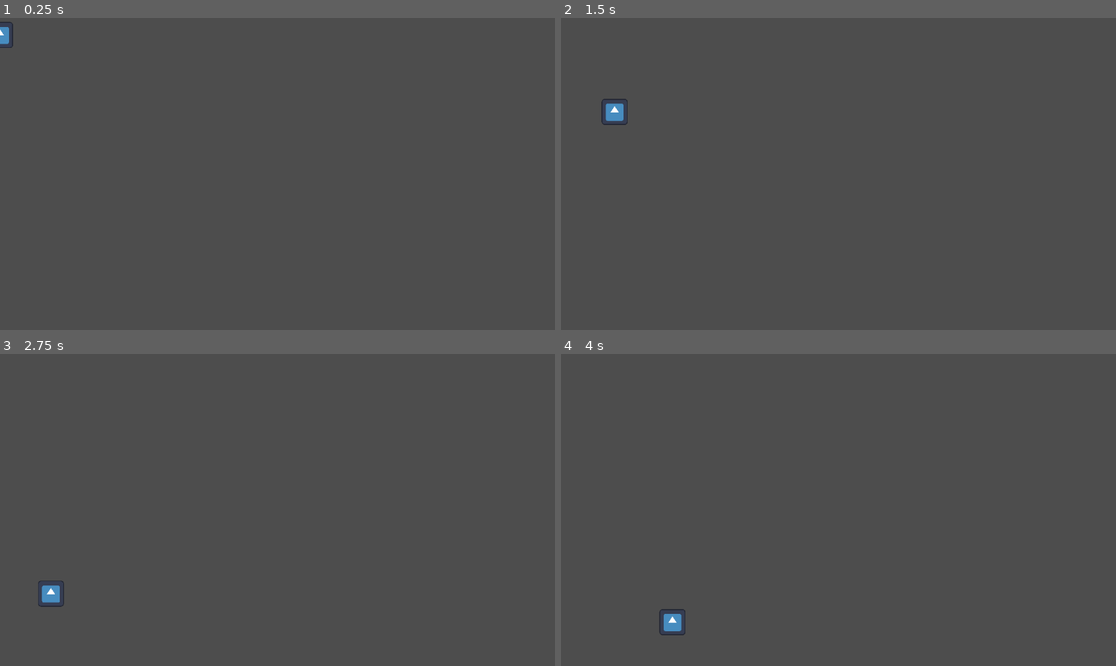
Above: before the commit, frames 1-4 (two rows, left to right).
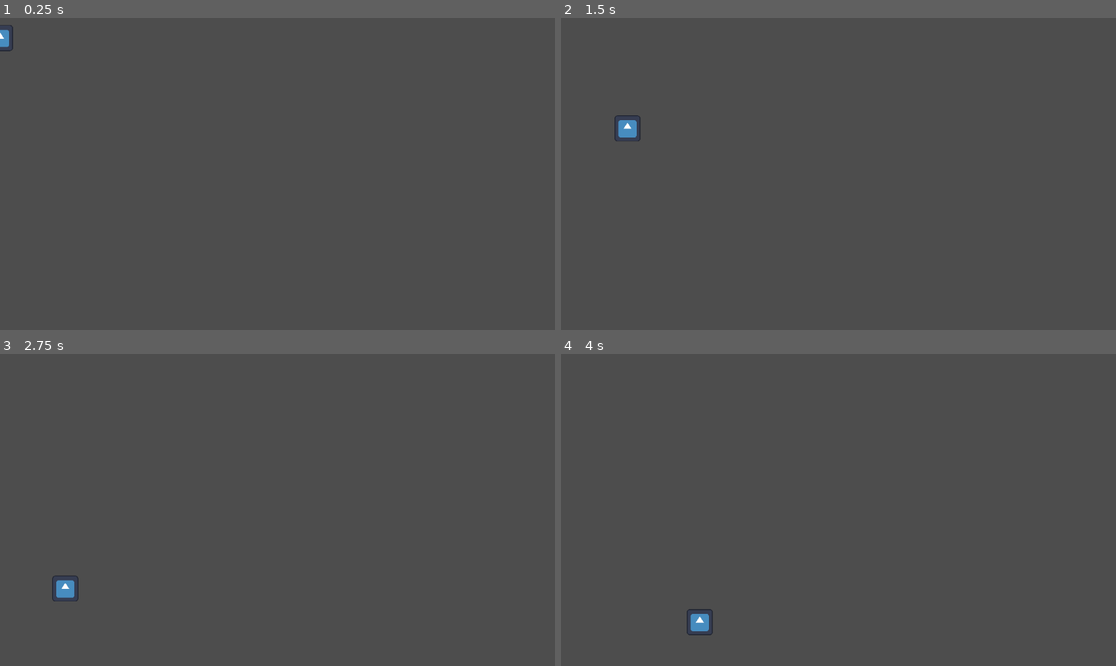
Above: after the commit, the same moments.

Repository: jingxin-anze/light-jump
Game: Godot game, scene res://Main/Main.tscn
Same seed, same stepped clock (60 frames per second), same inputs: the game is played once before the commit and once after it. The engine's default icon, where the game draws it, is replaced by a stand-in: a white triangle on a blue panel in a dark square.
Inputs:
- Up to frame 1 (0.25 s): no input
- Up to frame 2 (1.5 s): hold K (jump) 0.53-1.28 s; hold D (move_right) from 0.53 s (still down); tap K (jump) at 1.35 s
- Up to frame 3 (2.75 s): tap K (jump) at 1.52, 1.82 s; release D (move_right) at 2.03 s; hold A (move_left) from 2.03 s (still down); hold K (jump) from 2.03 s (still down)
- Up to frame 4 (4 s): release A (move_left) at 2.78 s; release K (jump) at 2.78 s; hold D (move_right) from 2.78 s (still down); tap K (jump) at 2.85, 3.02, 3.32 s; hold K (jump) from 3.53 s (still down)

The runs differ from the first frame. In frame 1, less than 0.1% of the frame differs, in the area x 0-3%, y 1-11%; in frame 2, 0.5%; in frame 3, 0.4%; in frame 4, 0.5%, in the area x 17-28%, y 81-91%.

Commit message:
huayu
parameter

Diff:
--- a/Player/player.tscn
+++ b/Player/player.tscn
@@ -13,6 +13,8 @@
 
 [node name="Player" type="CharacterBody2D"]
 script = ExtResource("1_1knux")
+SPEED = 150.0
+jump_height = 100.0
 
 [node name="Sprite2D" type="Sprite2D" parent="."]
 scale = Vector2(0.422727, 0.422727)
--- a/project.godot
+++ b/project.godot
@@ -12,24 +12,24 @@
 
 config/name="StateMacine"
 run/main_scene="res://Main/Main.tscn"
-config/features=PackedStringArray("4.2", "Forward Plus")
+config/features=PackedStringArray("4.3", "Forward Plus")
 config/icon="res://icon.svg"
 
 [input]
 
 move_left={
 "deadzone": 0.5,
-"events": [Object(InputEventKey,"resource_local_to_scene":fa …(171 unchanged characters)… keycode":65,"key_label":0,"unicode":97,"echo":false,"script":null)
+"events": [Object(InputEventKey,"resource_local_to_scene":fa …(171 unchanged characters)… keycode":65,"key_label":0,"unicode":97,"location":0,"echo":false,"script":null)
 ]
 }
 move_right={
 "deadzone": 0.5,
-"events": [Object(InputEventKey,"resource_local_to_scene":fa …(172 unchanged characters)… eycode":68,"key_label":0,"unicode":100,"echo":false,"script":null)
+"events": [Object(InputEventKey,"resource_local_to_scene":fa …(172 unchanged characters)… eycode":68,"key_label":0,"unicode":100,"location":0,"echo":false,"script":null)
 ]
 }
 jump={
 "deadzone": 0.5,
-"events": [Object(InputEventKey,"resource_local_to_scene":fa …(172 unchanged characters)… eycode":75,"key_label":0,"unicode":107,"echo":false,"script":null)
+"events": [Object(InputEventKey,"resource_local_to_scene":fa …(172 unchanged characters)… eycode":75,"key_label":0,"unicode":107,"location":0,"echo":false,"script":null)
 ]
 }
 
